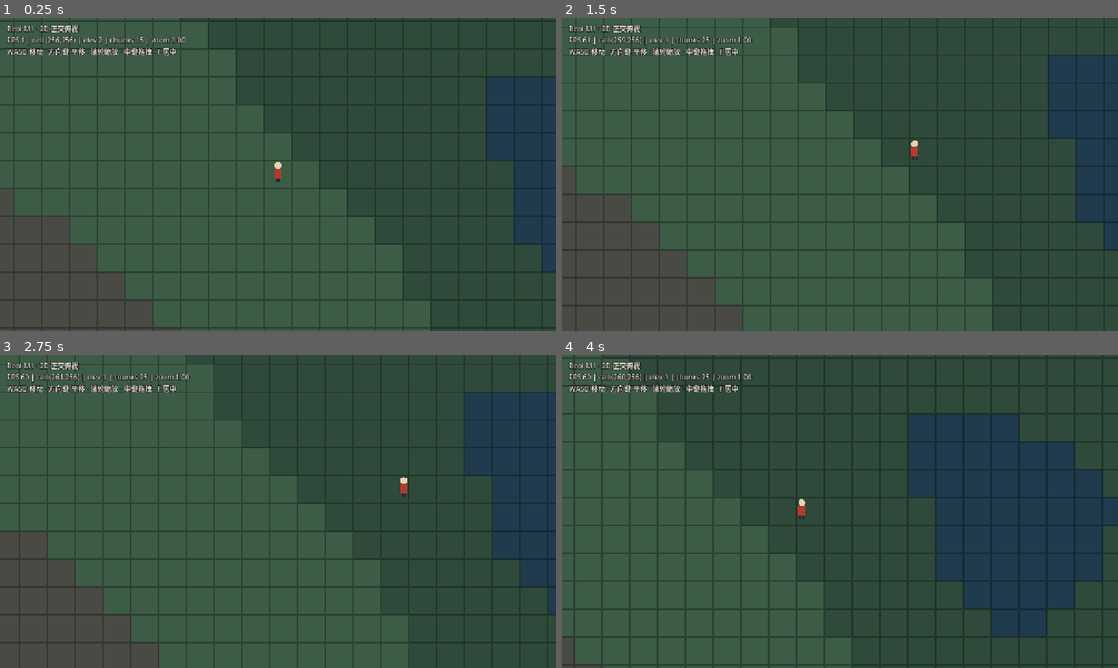
Above: before the commit, frames 1-4 (two rows, left to right).
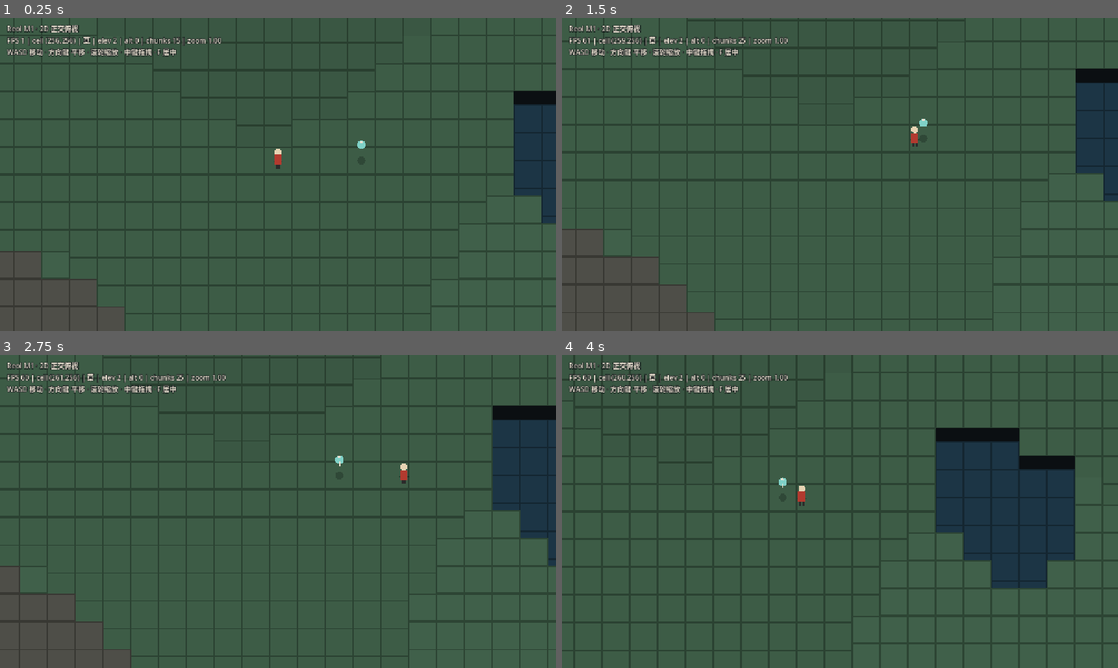
Above: after the commit, the same moments.

Repository: fewnfds/reol
Game: Godot game, scene res://scenes/main.tscn
The game is run twice, just before and just after one commit, with the same random seed, the same clock (stepped at 60 frames per second) and the same inputs.
Inputs (mouse positions are in pixels of both pictures, inside the frame that each line leads up to):
- Up to frame 1 (0.25 s): no input
- Up to frame 2 (1.5 s): tap Enter at 0.5 s; move the mouse to (962, 158) at 0.52 s; hold D (move_right) 0.53-1.25 s; tap Down (camera_down) at 0.6 s; click (962, 158) at 0.67 s; drag from (728, 190) to (812, 237) at 1.27 s
- Up to frame 3 (2.75 s): tap Space at 2 s; move the mouse to (333, 442) at 2.02 s; hold D (move_right) from 2.03 s (still down); tap Right (camera_right) at 2.1 s
- Up to frame 4 (4 s): release D (move_right) at 2.75 s; drag from (812, 574) to (673, 464) at 2.77 s; tap Enter at 3.5 s; move the mouse to (1006, 558) at 3.52 s; hold A (move_left) from 3.53 s (still down); tap F (center_camera) at 3.6 s

The runs differ from the first frame. In frame 1, 13% of the frame differs, in the area x 0-100%, y 0-100%; in frame 2, 11%; in frame 3, 12%; in frame 4, 17%.

Commit message:
feat: add elevation layers, cliff faces, and flight marker

Diff:
--- /dev/null
+++ b/scripts/entities/flying_marker.gd
@@ -0,0 +1,36 @@
+class_name FlyingMarker
+extends Node2D
+## Placeholder flying unit used to verify altitude offset + ground shadow.
+
+var world: ReolWorld
+var cell: Vector2i = Vector2i.ZERO
+var altitude: int = 1
+
+
+func setup(world_ref: ReolWorld, spawn_cell: Vector2i, spawn_altitude: int) -> void:
+	world = world_ref
+	cell = spawn_cell
+	altitude = clampi(spawn_altitude, 1, 2)
+	global_position = TileGrid.cell_to_world(cell)
+	z_index = 11
+	queue_redraw()
+
+
+func _draw() -> void:
+	var elevation: int = 0
+	if world != null:
+		elevation = world.get_elevation(cell)
+	var ground_offset := Vector2(0.0, -float(elevation * ReolWorld.ELEVATION_PX))
+	var body_offset := ground_offset - Vector2(
+		0.0, float(altitude * ReolWorld.ALTITUDE_PX)
+	)
+
+	draw_circle(Vector2(0.0, 0.0) + ground_offset, 9.0, Color(0.0, 0.0, 0.0, 0.22))
+	draw_circle(Vector2(0.0, -8.0) + body_offset, 10.0, Color("#7fd1c7"))
+	draw_line(
+		Vector2(0.0, -4.0) + body_offset,
+		Vector2(0.0, 6.0) + body_offset,
+		Color("#e8e0d0"),
+		2.0
+	)
+	draw_circle(Vector2(0.0, -14.0) + body_offset, 3.0, Color("#e8e0d0"))
--- a/scripts/entities/player.gd
+++ b/scripts/entities/player.gd
@@ -6,6 +6,7 @@
 @export var speed: float = 240.0
 
 var cell: Vector2i = Vector2i.ZERO
+var altitude: int = 0
 var _world: ReolWorld
 
 
@@ -17,6 +18,12 @@
 func spawn_at(spawn_cell: Vector2i) -> void:
 	cell = spawn_cell
 	global_position = TileGrid.cell_to_world(cell)
+	queue_redraw()
+
+
+func set_altitude(value: int) -> void:
+	altitude = clampi(value, 0, 2)
+	queue_redraw()
 
 
 func _physics_process(delta: float) -> void:
@@ -31,28 +38,49 @@
 
 	var motion: Vector2 = direction.normalized() * speed * delta
 	var target: Vector2 = global_position + motion
-	if _world.is_walkable(TileGrid.world_to_cell(target)):
+	if _world.can_move(cell, TileGrid.world_to_cell(target)):
 		global_position = target
 	else:
 		var target_x: Vector2 = global_position + Vector2(motion.x, 0.0)
-		if _world.is_walkable(TileGrid.world_to_cell(target_x)):
+		if _world.can_move(cell, TileGrid.world_to_cell(target_x)):
 			global_position.x = target_x.x
+			cell = TileGrid.world_to_cell(global_position)
 		var target_y: Vector2 = global_position + Vector2(0.0, motion.y)
-		if _world.is_walkable(TileGrid.world_to_cell(target_y)):
+		if _world.can_move(cell, TileGrid.world_to_cell(target_y)):
 			global_position.y = target_y.y
 
-	cell = TileGrid.world_to_cell(global_position)
+	var new_cell: Vector2i = TileGrid.world_to_cell(global_position)
+	if new_cell != cell:
+		cell = new_cell
+		queue_redraw()
 
 
 func _draw() -> void:
+	var elevation: int = 0
+	if _world != null:
+		elevation = _world.get_elevation(cell)
+	var ground_offset := Vector2(0.0, -float(elevation * ReolWorld.ELEVATION_PX))
+	var body_offset := ground_offset - Vector2(
+		0.0, float(altitude * ReolWorld.ALTITUDE_PX)
+	)
+
 	var shadow := PackedVector2Array([
-		Vector2(-12.0, 2.0),
-		Vector2(0.0, 8.0),
-		Vector2(12.0, 2.0),
-		Vector2(0.0, -4.0),
+		Vector2(-12.0, 2.0) + ground_offset,
+		Vector2(0.0, 8.0) + ground_offset,
+		Vector2(12.0, 2.0) + ground_offset,
+		Vector2(0.0, -4.0) + ground_offset,
 	])
 	draw_colored_polygon(shadow, Color(0.0, 0.0, 0.0, 0.28))
-	draw_circle(Vector2(0.0, -20.0), 8.0, Color("#e6d3b3"))
-	draw_rect(Rect2(-8.0, -13.0, 16.0, 23.0), Color("#b23a2f"))
-	draw_rect(Rect2(-6.0, 10.0, 5.0, 8.0), Color("#2b2b2b"))
-	draw_rect(Rect2(1.0, 10.0, 5.0, 8.0), Color("#2b2b2b"))
+	draw_circle(Vector2(0.0, -20.0) + body_offset, 8.0, Color("#e6d3b3"))
+	draw_rect(
+		Rect2(Vector2(-8.0, -13.0) + body_offset, Vector2(16.0, 23.0)),
+		Color("#b23a2f")
+	)
+	draw_rect(
+		Rect2(Vector2(-6.0, 10.0) + body_offset, Vector2(5.0, 8.0)),
+		Color("#2b2b2b")
+	)
+	draw_rect(
+		Rect2(Vector2(1.0, 10.0) + body_offset, Vector2(5.0, 8.0)),
+		Color("#2b2b2b")
+	)
--- a/scripts/main.gd
+++ b/scripts/main.gd
@@ -16,6 +16,10 @@
 	hud.set_world(world, player, camera)
 	world.set_focus(spawn_cell)
 
+	var flying := FlyingMarker.new()
+	flying.setup(world, spawn_cell + Vector2i(3, 0), 1)
+	add_child(flying)
+
 
 func _process(_delta: float) -> void:
 	world.set_focus(player.cell)
--- a/scripts/ui/hud.gd
+++ b/scripts/ui/hud.gd
@@ -29,13 +29,16 @@
 	if _world == null or _player == null or _camera == null:
 		return
 	var elevation: int = _world.get_elevation(_player.cell)
+	var terrain: String = _world.terrain_name(_player.cell)
 	_label.text = (
-		"Reol M1 · 2D 正交俯视\nFPS %d | cell (%d,%d) | elev %d | chunks %d | zoom %.2f\nWASD 移动 · 方向键 平移 · 滚轮缩放 · 中键拖拽 · F 居中"
+		"Reol M1 · 2D 正交俯视\nFPS %d | cell (%d,%d) | %s | elev %d | alt %d | chunks %d | zoom %.2f\nWASD 移动 · 方向键 平移 · 滚轮缩放 · 中键拖拽 · F 居中"
 		% [
 			int(Engine.get_frames_per_second()),
 			_player.cell.x,
 			_player.cell.y,
+			terrain,
 			elevation,
+			_player.altitude,
 			_world.loaded_chunk_count(),
 			_camera.zoom.x,
 		]
--- /dev/null
+++ b/scripts/world/cliff_chunk.gd
@@ -0,0 +1,48 @@
+class_name CliffChunk
+extends Node2D
+## Draws south-facing cliff faces for one loaded chunk.
+##
+## Each elevation layer is shifted up by `elevation_px`. When the cell to the
+## south is lower, the vertical gap is filled with a dark cliff strip.
+
+var world: Node
+var chunk: Vector2i = Vector2i.ZERO
+var chunk_size: int = 64
+var tile_size: int = 64
+var elevation_px: int = 16
+
+
+func _draw() -> void:
+	if world == null:
+		return
+	var base: Vector2i = chunk * chunk_size
+	for local_y in range(chunk_size):
+		for local_x in range(chunk_size):
+			var cell: Vector2i = base + Vector2i(local_x, local_y)
+			var elevation: int = int(world.call("get_elevation", cell))
+			if elevation <= 0:
+				continue
+			var south: Vector2i = cell + Vector2i(0, 1)
+			var south_elevation: int = int(world.call("get_elevation", south))
+			if south_elevation < 0 or south_elevation >= elevation:
+				continue
+
+			var drop: int = (elevation - south_elevation) * elevation_px
+			var x: float = float(local_x * tile_size)
+			var y: float = float((local_y + 1) * tile_size - elevation * elevation_px)
+			var terrain: int = int(world.call("get_terrain", cell))
+			var cliff_color := Color("#2a3d2e")
+			if terrain == 2:
+				cliff_color = Color("#2f2f2c")
+			elif terrain == 0:
+				cliff_color = Color("#162b36")
+			draw_rect(
+				Rect2(x, y, float(tile_size), float(drop)),
+				cliff_color
+			)
+			draw_line(
+				Vector2(x, y),
+				Vector2(x + float(tile_size), y),
+				cliff_color.darkened(0.35),
+				2.0
+			)
--- a/scripts/world/world.gd
+++ b/scripts/world/world.gd
@@ -1,41 +1,69 @@
 class_name ReolWorld
 extends Node2D
-## Chunked 2D orthographic top-down world.
+## Chunked 2D orthographic top-down world with a simple elevation layer.
 ##
 ## v0.1 slice: one generated region (512x512), 64x64 chunks, 5x5 loaded.
-## Height is data-only for now; visual elevation and fog arrive in the next slice.
+## Terrain type and elevation are separate: grass/water/rock + height 0..3.
+## Each elevation is rendered on its own TileMapLayer shifted up by ELEVATION_PX;
+## south-facing drops get a cliff face. Fog and clock arrive in later slices.
 
 const WORLD_SIZE: int = 512
 const CHUNK_SIZE: int = 64
 const LOAD_RADIUS: int = 2
 const UNLOAD_RADIUS: int = 3
 const WORLD_SEED: int = 20261101
-
-const TILE_WATER: int = 0
-const TILE_LOW_GRASS: int = 1
-const TILE_GRASS: int = 2
-const TILE_ROCK: int = 3
-
-var _layer: TileMapLayer
-var _noise: FastNoiseLite
+const ELEVATION_LEVELS: int = 4
+const ELEVATION_PX: int = 16
+const ALTITUDE_PX: int = 28
+
+const TERRAIN_WATER: int = 0
+const TERRAIN_GRASS: int = 1
+const TERRAIN_ROCK: int = 2
+
+var _layers: Array[TileMapLayer] = []
+var _tile_set: TileSet
+var _terrain_noise: FastNoiseLite
+var _height_noise: FastNoiseLite
 var _loaded: Dictionary[Vector2i, bool] = {}
+var _cliff_nodes: Dictionary[Vector2i, CliffChunk] = {}
 var _pending_load: Array[Vector2i] = []
 var _pending_unload: Array[Vector2i] = []
 var _focus_chunk: Vector2i = Vector2i(-9999, -9999)
+var _initialized: bool = false
 
 
 func _ready() -> void:
-	_noise = FastNoiseLite.new()
-	_noise.seed = WORLD_SEED
-	_noise.noise_type = FastNoiseLite.TYPE_SIMPLEX_SMOOTH
-	_noise.frequency = 0.018
-	_noise.fractal_octaves = 3
-
-	_layer = TileMapLayer.new()
-	_layer.name = "Ground"
-	_layer.tile_set = _build_tile_set()
-	_layer.texture_filter = CanvasItem.TEXTURE_FILTER_NEAREST
-	add_child(_layer)
+	initialize()
+
+
+func initialize() -> void:
+	if _initialized:
+		return
+	_initialized = true
+
+	_terrain_noise = FastNoiseLite.new()
+	_terrain_noise.seed = WORLD_SEED
+	_terrain_noise.noise_type = FastNoiseLite.TYPE_SIMPLEX_SMOOTH
+	_terrain_noise.frequency = 0.018
+	_terrain_noise.fractal_octaves = 3
+
+	_height_noise = FastNoiseLite.new()
+	_height_noise.seed = WORLD_SEED + 1
+	_height_noise.noise_type = FastNoiseLite.TYPE_SIMPLEX_SMOOTH
+	_height_noise.frequency = 0.012
+	_height_noise.fractal_octaves = 3
+
+	_tile_set = _build_tile_set()
+	for level in ELEVATION_LEVELS:
+		var layer := TileMapLayer.new()
+		layer.name = "Ground%d" % level
+		layer.tile_set = _tile_set
+		layer.texture_filter = CanvasItem.TEXTURE_FILTER_NEAREST
+		layer.position = Vector2(0.0, -float(level * ELEVATION_PX))
+		var tint: float = 0.9 + 0.05 * float(level)
+		layer.modulate = Color(tint, tint, tint)
+		add_child(layer)
+		_layers.append(layer)
 
 
 func set_focus(cell: Vector2i) -> void:
@@ -58,22 +86,64 @@
 		_load_chunk(load_coord)
 
 
+func get_terrain(cell: Vector2i) -> int:
+	if not _in_bounds(cell):
+		return -1
+	if _terrain_noise == null:
+		return -1
+	var n: float = _terrain_noise.get_noise_2d(float(cell.x), float(cell.y))
+	if n < -0.45:
+		return TERRAIN_WATER
+	if n > 0.5:
+		return TERRAIN_ROCK
+	return TERRAIN_GRASS
+
+
 func get_elevation(cell: Vector2i) -> int:
 	if not _in_bounds(cell):
 		return -1
-	var n: float = _noise.get_noise_2d(float(cell.x), float(cell.y))
-	if n < -0.42:
-		return TILE_WATER
-	if n < -0.05:
-		return TILE_LOW_GRASS
-	if n < 0.38:
-		return TILE_GRASS
-	return TILE_ROCK
+	var terrain: int = get_terrain(cell)
+	if terrain == TERRAIN_WATER:
+		return 0
+
+	var n: float = _height_noise.get_noise_2d(float(cell.x), float(cell.y))
+	var elevation: int = 0
+	if n > 0.38:
+		elevation = 3
+	elif n > 0.08:
+		elevation = 2
+	elif n > -0.28:
+		elevation = 1
+	else:
+		elevation = 0
+
+	if terrain == TERRAIN_ROCK:
+		elevation = maxi(elevation, 2)
+	return mini(elevation, ELEVATION_LEVELS - 1)
 
 
 func is_walkable(cell: Vector2i) -> bool:
-	var elevation: int = get_elevation(cell)
-	return elevation == TILE_LOW_GRASS or elevation == TILE_GRASS
+	return get_terrain(cell) == TERRAIN_GRASS
+
+
+func can_move(from_cell: Vector2i, to_cell: Vector2i) -> bool:
+	if not is_walkable(to_cell):
+		return false
+	var from_elevation: int = get_elevation(from_cell)
+	var to_elevation: int = get_elevation(to_cell)
+	return absi(to_elevation - from_elevation) <= 1
+
+
+func terrain_name(cell: Vector2i) -> String:
+	match get_terrain(cell):
+		TERRAIN_WATER:
+			return "水"
+		TERRAIN_GRASS:
+			return "草"
+		TERRAIN_ROCK:
+			return "岩"
+		_:
+			return "?"
 
 
 func find_spawn_cell() -> Vector2i:
@@ -136,8 +206,19 @@
 	for local_y in range(CHUNK_SIZE):
 		for local_x in range(CHUNK_SIZE):
 			var cell := base + Vector2i(local_x, local_y)
+			var terrain: int = get_terrain(cell)
 			var elevation: int = get_elevation(cell)
-			_layer.set_cell(cell, 0, Vector2i(elevation, 0))
+			_layers[elevation].set_cell(cell, 0, Vector2i(terrain, 0))
+
+	var cliff := CliffChunk.new()
+	cliff.world = self
+	cliff.chunk = chunk
+	cliff.chunk_size = CHUNK_SIZE
+	cliff.tile_size = TileGrid.TILE_SIZE
+	cliff.elevation_px = ELEVATION_PX
+	cliff.z_index = 5
+	add_child(cliff)
+	_cliff_nodes[chunk] = cliff
 	_loaded[chunk] = true
 
 
@@ -145,7 +226,14 @@
 	var base := chunk * CHUNK_SIZE
 	for local_y in range(CHUNK_SIZE):
 		for local_x in range(CHUNK_SIZE):
-			_layer.erase_cell(base + Vector2i(local_x, local_y))
+			var cell := base + Vector2i(local_x, local_y)
+			var elevation: int = get_elevation(cell)
+			_layers[elevation].erase_cell(cell)
+
+	var cliff: CliffChunk = _cliff_nodes.get(chunk)
+	if cliff != null:
+		cliff.queue_free()
+		_cliff_nodes.erase(chunk)
 	_loaded.erase(chunk)
 
 
@@ -166,7 +254,7 @@
 	var source := TileSetAtlasSource.new()
 	source.texture = _build_atlas_texture()
 	source.texture_region_size = Vector2i(TileGrid.TILE_SIZE, TileGrid.TILE_SIZE)
-	for index in 4:
+	for index in 3:
 		source.create_tile(Vector2i(index, 0))
 	tile_set.add_source(source, 0)
 	return tile_set
@@ -175,7 +263,6 @@
 func _build_atlas_texture() -> ImageTexture:
 	var colors: Array[Color] = [
 		Color("#1f3b4d"),
-		Color("#2f4a3a"),
 		Color("#3d5c46"),
 		Color("#4a4a45"),
 	]
--- a/tests/run_tests.gd
+++ b/tests/run_tests.gd
@@ -135,6 +135,38 @@
 		assert_true(InputMap.has_action(action), "input action exists: %s" % action)
 
 
+func test_world_terrain_and_elevation() -> void:
+	var world := ReolWorld.new()
+	world.initialize()
+	var cells: Array[Vector2i] = [
+		Vector2i(0, 0),
+		Vector2i(1, 0),
+		Vector2i(256, 256),
+		Vector2i(511, 511),
+	]
+	for cell in cells:
+		var terrain: int = world.get_terrain(cell)
+		assert_true(
+			terrain >= ReolWorld.TERRAIN_WATER and terrain <= ReolWorld.TERRAIN_ROCK,
+			"terrain range at %s" % str(cell)
+		)
+		var elevation: int = world.get_elevation(cell)
+		assert_true(
+			elevation >= 0 and elevation < ReolWorld.ELEVATION_LEVELS,
+			"elevation range at %s" % str(cell)
+		)
+	assert_eq(
+		world.world_rect().size,
+		Vector2(32768.0, 32768.0),
+		"world rect covers 512x512 tiles"
+	)
+	assert_true(
+		not world.can_move(Vector2i(0, 0), Vector2i(-1, 0)),
+		"cannot move out of bounds"
+	)
+	world.free()
+
+
 func test_scripts_parse() -> void:
 	var files: Array[String] = []
 	_collect_gd_files("res://scripts", files)
Not shown, added: scripts/entities/flying_marker.gd.uid
Not shown, added: scripts/world/cliff_chunk.gd.uid
Not shown, changed: AGENTS.md
Not shown, changed: docs/BASELINE.md
